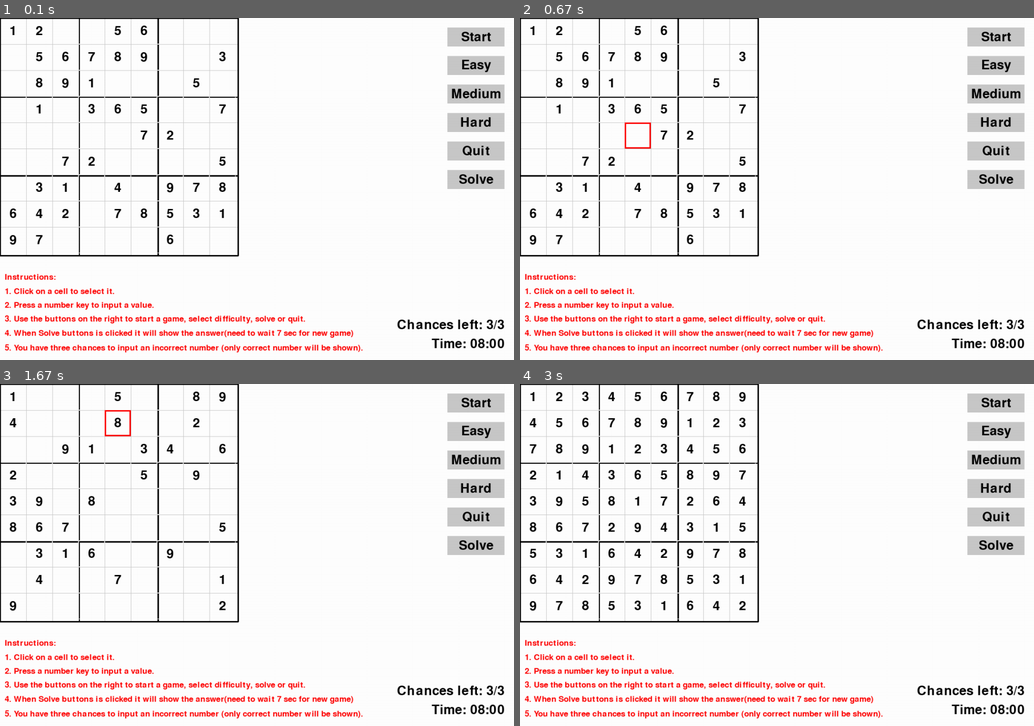
Above: before the commit, frames 1-4 (two rows, left to right).
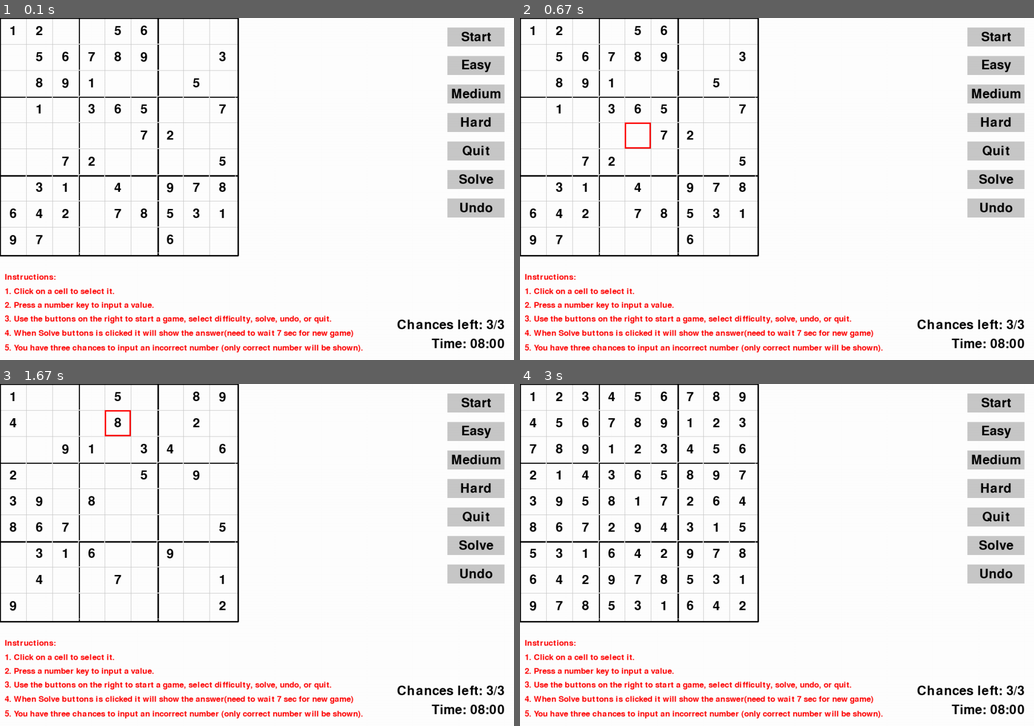
Above: after the commit, the same moments.

Repository: parvat07/Sudoku
Game: pygame game, started from Sudoku.py
Two runs of this game, one before a commit and one after it. Both use one fixed random seed, a clock stepped at 60 frames per second and the inputs below.
Inputs (mouse positions are in pixels of both pictures, inside the frame that each line leads up to):
- Up to frame 1 (0.1 s): no input
- Up to frame 2 (0.67 s): click "1" at 0.38 s
- Up to frame 3 (1.67 s): tap 1 at 0.67 s; click "Medium" at 1.05 s; click (123, 428) at 1.38 s
- Up to frame 4 (3 s): click (998, 575) at 1.72 s, where only the run after the commit has a clickable "Undo"; click "Start" at 2.05 s; click "Easy" at 2.38 s; click "Solve" at 2.72 s

The runs differ from the first frame. In frame 1, 0.7% of the frame differs, in the area x 53-99%, y 52-90%; in frame 2, 0.7%; in frame 3, 0.7%; in frame 4, 0.7%.

Commit message:
added undo feature

Diff:
--- a/Sudoku.py
+++ b/Sudoku.py
@@ -13,7 +13,7 @@
 
 # Set up window
 BOARD_SIZE = 500  # Size of the game board
-WINDOW_SIZE = ( 1080, 720)  # Double the width for buttons on the right
+WINDOW_SIZE = (1080, 720)  # Double the width for buttons on the right
 WIN = pygame.display.set_mode(WINDOW_SIZE)
 pygame.display.set_caption("Sudoku")
 
@@ -30,14 +30,17 @@
             "medium": pygame.Rect(WINDOW_SIZE[0] - 140, 140, 120, 40),
             "hard": pygame.Rect(WINDOW_SIZE[0] - 140, 200, 120, 40),
             "quit": pygame.Rect(WINDOW_SIZE[0] - 140, 260, 120, 40),
-            "solve":pygame.Rect(WINDOW_SIZE[0] - 140, 320, 120, 40)
+            "solve": pygame.Rect(WINDOW_SIZE[0] - 140, 320, 120, 40),
+            "undo": pygame.Rect(WINDOW_SIZE[0] - 140, 380, 120, 40)  # Added undo button
         }
 
-        self.timer = 480 # 8min in seconds
+        self.timer = 480  # 8min in seconds
         self.chances = 3
         self.difficulty = "easy"
         self.start_time = pygame.time.get_ticks()
 
+        # Stack to store previous board states for undo functionality
+        self.undo_stack = []
 
     def solve_sudoku(self):
         # Helper function to solve Sudoku using backtracking
@@ -69,7 +72,6 @@
 
         solve()
 
-
     def is_solvable(self):
         # Create a copy of the board
         temp_board = [row[:] for row in self.board]
@@ -103,13 +105,11 @@
         return solve()
 
     def generate_board(self):
-
-
         # Generate a solved Sudoku board
         self.solve_sudoku()
 
         # Set the number of empty cells based on the selected difficulty level
-        empty_cells = {"easy": 40, "medium": 50, "hard": 60}
+        empty_cells = {"easy": 40, "medium": 50, "hard": 70}
         empty_cells_count = empty_cells[self.difficulty]
 
         # Randomly remove some numbers to create a puzzle
@@ -132,6 +132,9 @@
         self.reset_timer()  # reset the timer when generating a new board
         self.chances = 3  # Reset the chances counter
 
+        # Clear undo stack when generating a new board
+        self.undo_stack.clear()
+
     def draw_timer(self):
         elapsed_time = (pygame.time.get_ticks() - self.start_time) // 1000  # Convert milliseconds to seconds
         remaining_time = max(0, self.timer - elapsed_time)  # Calculate remaining time
@@ -140,7 +143,7 @@
         WIN.blit(timer_text, timer_text_rect)
 
     def reset_timer(self):
-        self.start_time = pygame.time.get_ticks() # Reset the timer to 8 minutes in seconds
+        self.start_time = pygame.time.get_ticks()  # Reset the timer to 8 minutes in seconds
 
     def draw_chances(self):
         chance_text = FONT.render(f"Chances left: {self.chances}/3", True, BLACK)
@@ -155,16 +158,16 @@
             "Instructions:",
             "1. Click on a cell to select it.",
             "2. Press a number key to input a value.",
-            "3. Use the buttons on the right to start a game, select difficulty, solve or quit.",
+            "3. Use the buttons on the right to start a game, select difficulty, solve, undo, or quit.",
             "4. When Solve buttons is clicked it will show the answer(need to wait 7 sec for new game)",
             "5. You have three chances to input an incorrect number (only correct number will be shown)."
-         ]
+        ]
         instruction_y = WINDOW_SIZE[1] - len(instructions) * 26 - 10  # Align with bottom of window
         for instruction in instructions:
             text_surface = instruction_font.render(instruction, True, RED)
             text_rect = text_surface.get_rect(bottomleft=(10, instruction_y))
             WIN.blit(text_surface, text_rect)
-            instruction_y += 30 # Increase Y-coordinate for the next instruction
+            instruction_y += 30  # Increase Y-coordinate for the next instruction
 
     def draw_board(self):
 
@@ -185,29 +188,30 @@
                     text_rect = text_surface.get_rect(center=rect.center)
                     WIN.blit(text_surface, text_rect)
 
-    # Draw horizontal lines for each row
+        # Draw horizontal lines for each row
         for i in range(1, 9):
             pygame.draw.line(WIN, GRAY, (0, i * (BOARD_SIZE // 9)), (BOARD_SIZE, i * (BOARD_SIZE // 9)), 1)
 
-    # Draw vertical lines for each column
+        # Draw vertical lines for each column
         for j in range(1, 9):
             pygame.draw.line(WIN, GRAY, (j * (BOARD_SIZE // 9), 0), (j * (BOARD_SIZE // 9), BOARD_SIZE), 1)
 
-    # Draw the top border line
-            pygame.draw.line(WIN, BLACK, (0, 0), (BOARD_SIZE, 0), 3)
-    # Draw the bottom border line
-            pygame.draw.line(WIN, BLACK, (0, BOARD_SIZE), (BOARD_SIZE, BOARD_SIZE), 3)
-    # Draw the left border line
-            pygame.draw.line(WIN, BLACK, (0, 0), (0, BOARD_SIZE), 3)
-    # Draw the right border line
-            pygame.draw.line(WIN, BLACK, (BOARD_SIZE, 0), (BOARD_SIZE, BOARD_SIZE), 3)
+        # Draw the top border line
+        pygame.draw.line(WIN, BLACK, (0, 0), (BOARD_SIZE, 0), 3)
+        # Draw the bottom border line
+        pygame.draw.line(WIN, BLACK, (0, BOARD_SIZE), (BOARD_SIZE, BOARD_SIZE), 3)
+        # Draw the left border line
+        pygame.draw.line(WIN, BLACK, (0, 0), (0, BOARD_SIZE), 3)
+        # Draw the right border line
+        pygame.draw.line(WIN, BLACK, (BOARD_SIZE, 0), (BOARD_SIZE, BOARD_SIZE), 3)
         # Draw instructions
 
-        # Draw buttons for new game, difficulty levels, and quit on the right side
+        # Draw buttons for new game, difficulty levels, undo, solve, and quit on the right side
         for button in self.buttons.values():
             pygame.draw.rect(WIN, GRAY, button)
 
-        button_texts = {"start": "Start", "easy": "Easy", "medium": "Medium", "hard": "Hard", "quit": "Quit", "solve": "Solve"}
+        button_texts = {"start": "Start", "easy": "Easy", "medium": "Medium", "hard": "Hard",
+                        "quit": "Quit", "solve": "Solve", "undo": "Undo"}
         for button_name, button_rect in self.buttons.items():
             button_text = FONT.render(button_texts[button_name], True, BLACK)
             button_text_rect = button_text.get_rect(center=button_rect.center)
@@ -215,7 +219,8 @@
 
     def draw_selected_cell(self):
         if self.selected:
-            rect = pygame.Rect(self.selected[1] * (BOARD_SIZE // 9), self.selected[0] * (BOARD_SIZE // 9), BOARD_SIZE // 9, BOARD_SIZE // 9)
+            rect = pygame.Rect(self.selected[1] * (BOARD_SIZE // 9), self.selected[0] * (BOARD_SIZE // 9),
+                               BOARD_SIZE // 9, BOARD_SIZE // 9)
             pygame.draw.rect(WIN, RED, rect, 3)
 
     def get_clicked_cell(self, pos):
@@ -235,6 +240,8 @@
             if self.board[row][col] == 0:
                 if self.is_valid_move(row, col, number):
                     self.board[row][col] = number
+                    # Record the move for undo
+                    self.undo_stack.append([row, col, 0])  # '0' indicates the move was placing a number
                 else:
                     self.chances -= 1  # Decrement chances on invalid input
                     if self.chances == 0:
@@ -268,12 +275,18 @@
         return True
 
     def is_puzzle_solved(self):
-    # Check if there are any empty cells (zeroes) remaining
+        # Check if there are any empty cells (zeroes) remaining
         for row in self.board:
             for cell in row:
                 if cell == 0:
                     return False
         return True
+
+    def undo_move(self):
+        if self.undo_stack:
+            row, col, operation = self.undo_stack.pop()
+            if operation == 0:  # If the move was placing a number
+                self.board[row][col] = 0
 
 def main():
     sudoku = Sudoku()
@@ -315,9 +328,9 @@
                             print("Solve button clicked")
                             sudoku.solve_sudoku()
                             sudoku.draw_board()
-
-
-
+                        elif button_name == "undo":
+                            print("Undo button clicked")
+                            sudoku.undo_move()
             elif event.type == pygame.KEYDOWN:
                 if pygame.K_1 <= event.key <= pygame.K_9:
                     sudoku.input_number(event.key - pygame.K_0)
@@ -330,7 +343,6 @@
 
         pygame.display.update()
 
-
         if sudoku.timer <= 0:
             print("Time's up! Generating new game board...")
             sudoku.generate_board()
@@ -340,7 +352,7 @@
         if sudoku.is_puzzle_solved():
             print("Congratulations! Puzzle solved. Generating new game board...7 sec more")
             start_time = pygame.time.get_ticks()
-            while pygame.time.get_ticks() - start_time <8000:
+            while pygame.time.get_ticks() - start_time < 8000:
                 pass
             sudoku.generate_board()
 
@@ -349,6 +361,5 @@
             sudoku.reset_timer()
             sudoku.chances = 3
 
-
 if __name__ == "__main__":
     main()
